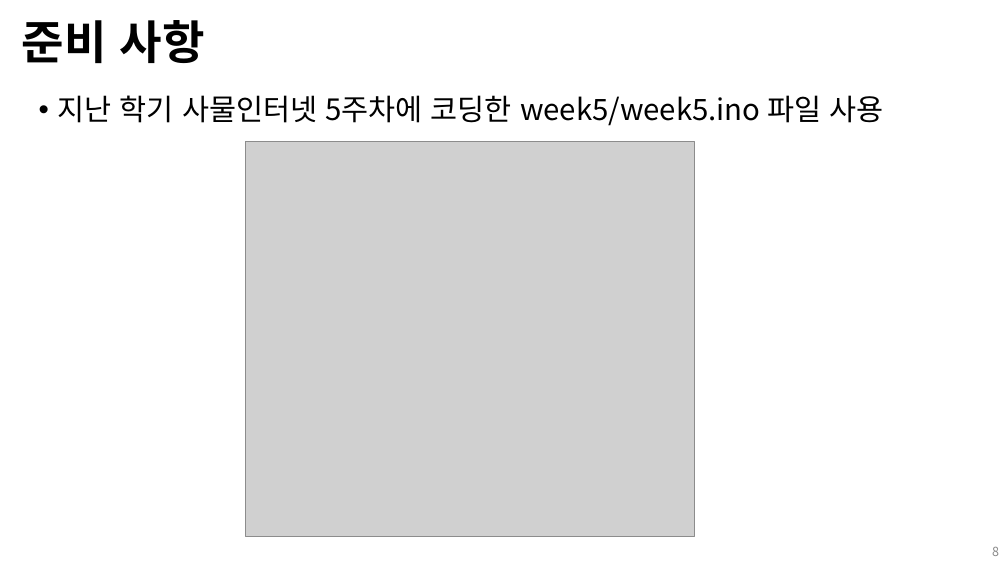
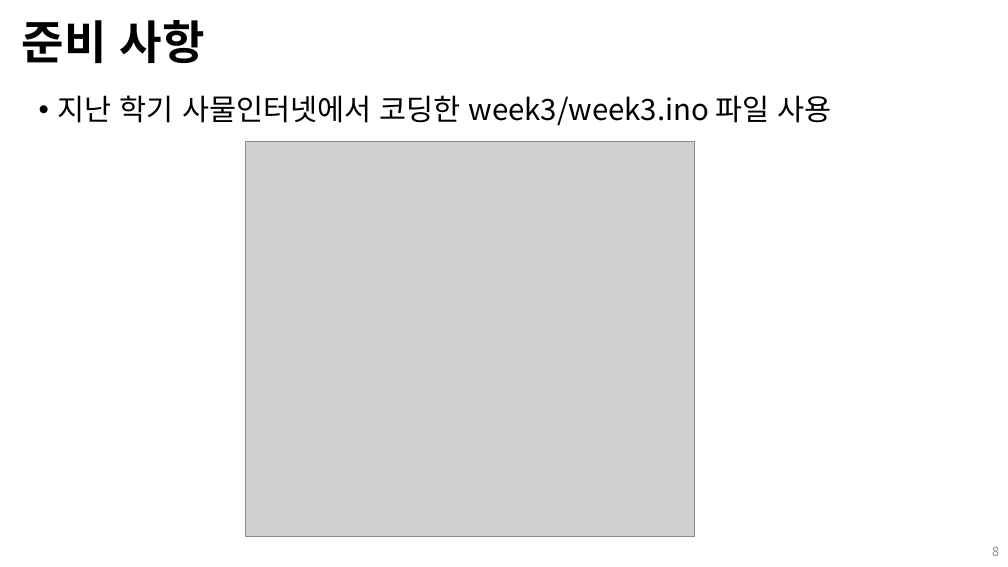
Before and after one commit to Open-Source-Programming/OpenSource-Lec, a slide deck: slide 8 of 11-GitHub3-협업.pptx. Drawn at 1008x567 pixels with LibreOffice and Linux fonts; fonts in the diff are those of the drawing; grey boxes stand for pictures; background and template pictures are left out. Boxes give left, top, right and bottom in pixels: in the first picture for what was removed or moved away, otherwise in the second. Text is boxed around its words. In the diff, an @@ line names an element or a change of style, - is before the commit and + after.

```diff
--- a/11-GitHub3-협업.pptx
+++ b/11-GitHub3-협업.pptx
@@ text at [58,95,832,126]: text changed @@
-• 지난 학기 사물인터넷 5주차에 코딩한 week5/week5.ino 파일 사용
+• 지난 학기 사물인터넷에서 코딩한 week3/week3.ino 파일 사용
```
Also in this commit, not shown: 5 other slides changed, 1 slide added.
